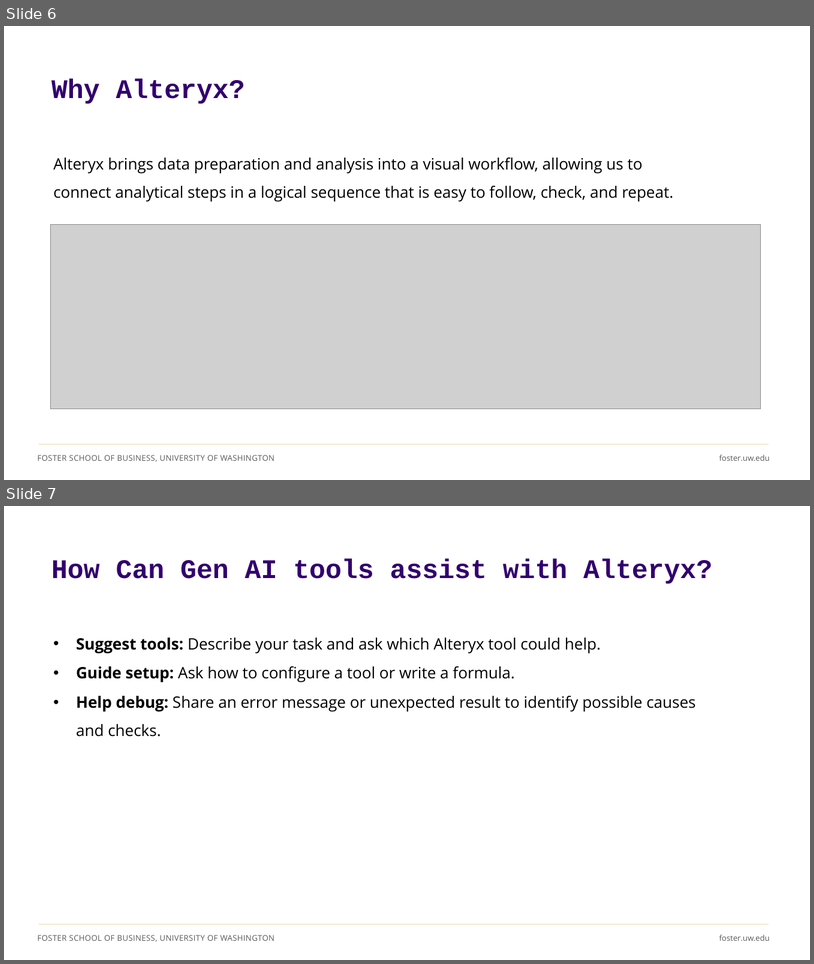
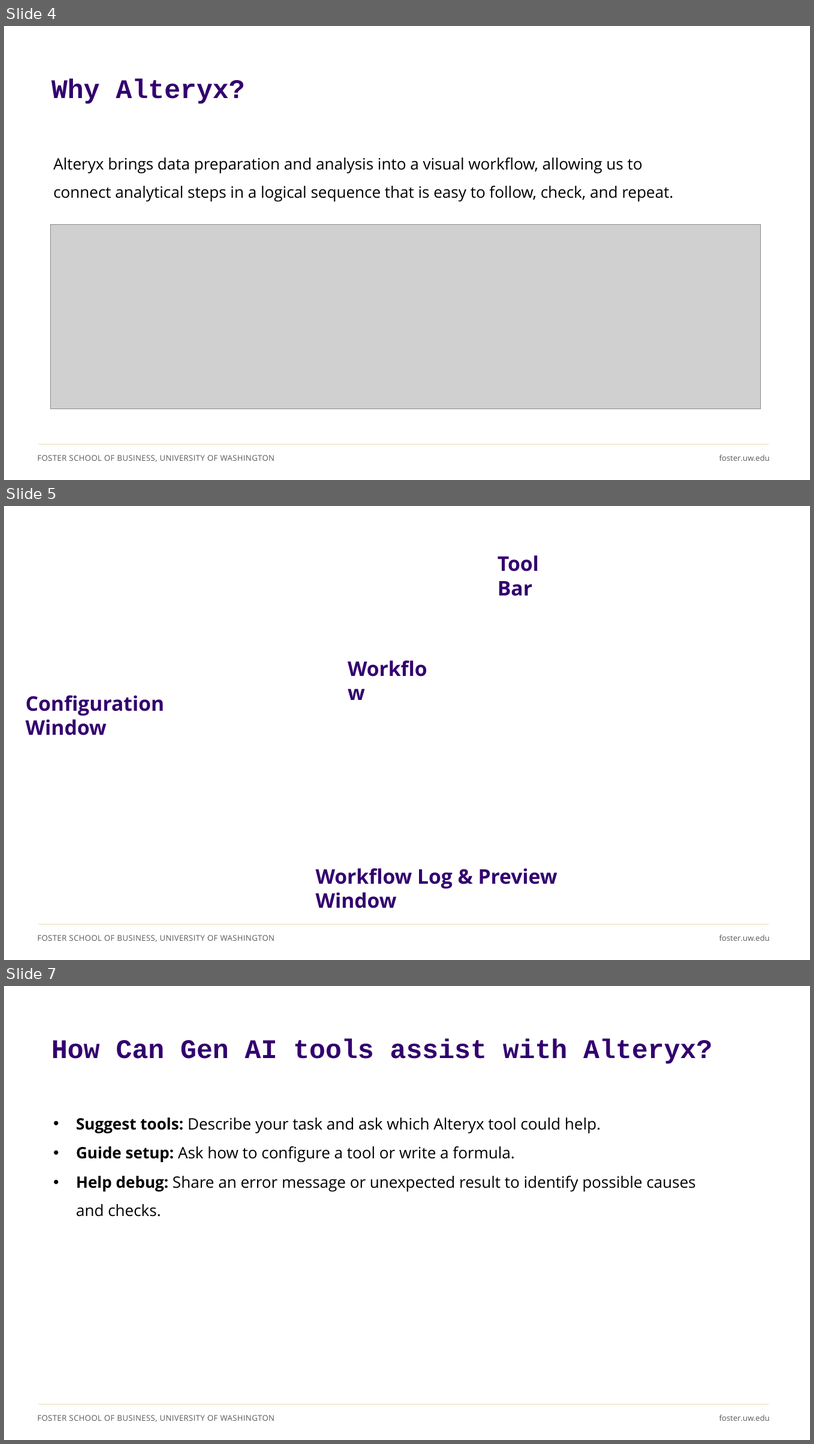
Before and after one commit to ashercurtis/slides.io, a slide deck: ACCTG320/ACCTG320Class10_2026.pptx. Shown one above the other, each under a label of ours: slides 6 and 7 before the commit, slides 4, 5 and 7 after it; the slides between them are not shown. The pictures are 814x964 and 814x1444 pixels, drawn with LibreOffice and Linux fonts; fonts in the diff are those of the drawing; grey boxes stand for pictures; background and template pictures are left out. Boxes give left, top, right and bottom in pixels: in the first picture for what was removed or moved away, otherwise in the second. Text is boxed around its words. In the diff, an @@ line names an element or a change of style, - is before the commit and + after.

```diff
--- a/ACCTG320/ACCTG320Class10_2026.pptx
+++ b/ACCTG320/ACCTG320Class10_2026.pptx
@@ slide 5 added at box(4, 506, 810, 960), background picture (left out); not listed: 3 template elements that a slide beside it also shows @@
@@ text added at box(498, 555, 539, 596), 24 pt, text #32006E, bold @@
+Tool Bar
@@ text added at box(342, 653, 437, 683), 24 pt, text #32006E, bold @@
+Workflow
@@ text added at box(26, 695, 164, 735), 24 pt, text #32006E, bold @@
+Configuration Window
@@ text added at box(316, 868, 558, 908), 24 pt, text #32006E, bold @@
+Workflow Log & Preview Window
@@ what was slide 6 is now slide 4 @@
```
Also in this commit, not shown: 2 slides changed, 13 other slides added, 3 slides removed, 1 other file.
